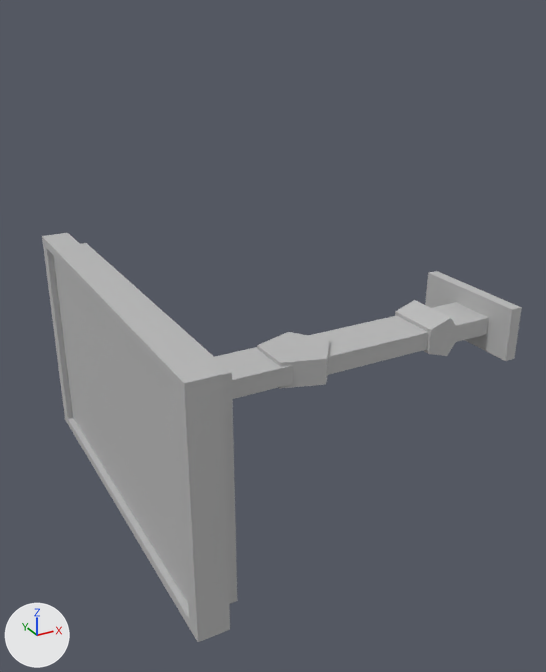
The FBX model Assets/Art/FBX/Monitor.fbx: old version first, new version second.
Both versions are drawn from a 50 mm camera at (-0.96, -7.32, 4.38) aimed at (0.99, -3.79, 2.62). Arrows for +X, +Y and +Z are at lower left; the lights stay in place. Where no turn or scale is listed for an object, it has been applied to the vertices.

The scene before the commit, as lines of its bpy script (objects in view):
```python
mat_lambert1 = principled_material('lambert1')
mat_lambert1.base_color = (0.5, 0.5, 0.5)  # grey #bcbcbc
me_mesh = bpy.data.meshes.new('Mesh')
me_mesh.from_pydata(...)  # 92 vertices, 85 faces; spans x -0.05..2.58, y -5.01..-2.83, z 1.87..3.12
me_mesh.materials.append(mat_lambert1)  # grey #bcbcbc
ob_pcube25 = bpy.data.objects.new('pCube25', me_mesh)
ob_pcube25.location = (0.0, 0.0, 0.0)
```
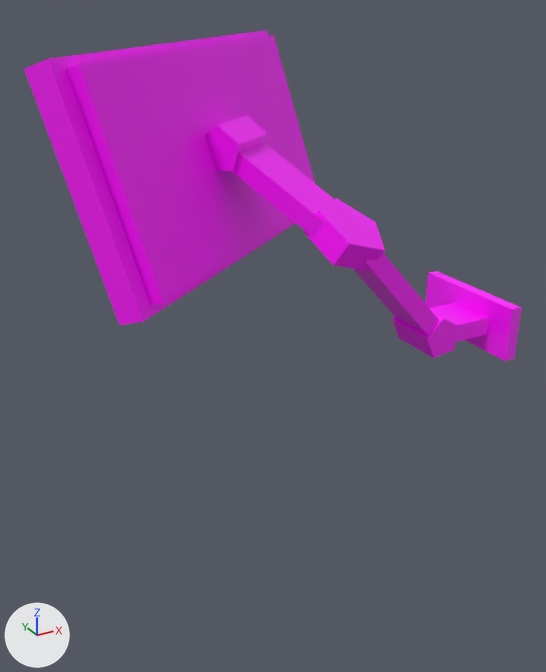
Where the change shows, as pixel boxes [x1, y1, x2, y2] in the pictures (546 x 672 px; the box of a moved part takes in the faces that stretch with it):
'pCube25', recoloured, reshaped, moved (grey to pink, 19% shorter): before [42, 233, 522, 642]; after [24, 30, 522, 361]
part 1 of me_mesh, moved or reshaped: [425, 271, 522, 361] in both
part 2 of me_mesh, moved or reshaped: before [432, 302, 489, 342]; after [430, 302, 489, 342]
part 3 of me_mesh, moved or reshaped: before [395, 300, 461, 356]; after [392, 313, 460, 358]
part 4 of me_mesh, moved or reshaped: before [308, 316, 429, 375]; after [354, 253, 439, 335]
part 5 of me_mesh, moved or reshaped: before [257, 332, 330, 389]; after [304, 198, 385, 271]
part 6 of me_mesh, moved or reshaped: before [215, 347, 293, 399]; after [233, 142, 334, 238]
part 7 of me_mesh, moved or reshaped (not visible before): after [205, 116, 267, 171]
part 8 of me_mesh, moved or reshaped: before [42, 233, 237, 642]; after [24, 30, 315, 325]

What changed in the scene script:
```text
Change mat_lambert1:
    mat_lambert1.base_color: (0.5, 0.5, 0.5) -> (1.0, 0.0, 1.0)  # grey #bcbcbc -> pink #ff00ff
Change me_mesh:
    where me_mesh.from_pydata(...)  # 92 vertices, 85 faces; spans x -0.05..2.58, y -5.01..-2.83, z 1.87..3.12
    used by ob_pcube25; location = (0.0, 0.0, 0.0)
    me_mesh part 1: the loose piece of 8 vertices spanning x 2.38..2.46, y -4.27..-3.47, z 2.33..2.68 is moved by (-1.26, 3.92, -2.49)
    me_mesh part 2: the loose piece of 8 vertices spanning x 2.08..2.58, y -4.09..-3.78, z 2.45..2.56 is moved by (-1.26, 3.92, -2.49)
    me_mesh part 3: the loose piece of 12 vertices spanning x 1.9..2.14, y -4.11..-3.76, z 2.38..2.63 is turned 47.6 degrees about the y axis through its middle, then moved by (-1.27, 3.92, -2.5)
    me_mesh part 4: the loose piece of 8 vertices spanning x 1.17..2.0, y -4.09..-3.78, z 2.45..2.56 is turned 47.6 degrees about the y axis through its middle, then moved by (-1.12, 3.92, -2.18)
    me_mesh part 5: the loose piece of 12 vertices spanning x 0.88..1.29, y -4.15..-3.72, z 2.43..2.58 is multiplied about its middle by the matrix ((0.498, 0.815, 0.298), (-0.675, 0.579, -0.457), (-0.545, 0.026, 0.838)), then moved by (-0.97, 3.91, -1.81)
    me_mesh part 6: the loose piece of 8 vertices spanning x 0.3..0.97, y -4.09..-3.78, z 2.45..2.56 is multiplied about its middle by the matrix ((0.498, 0.815, 0.298), (-0.675, 0.579, -0.457), (-0.545, 0.026, 0.838)), then moved by (-0.74, 4.21, -1.56)
    me_mesh part 7: the loose piece of 12 vertices spanning x 0.13..0.37, y -4.11..-3.76, z 2.38..2.63 is multiplied about its middle by the matrix ((0.545, 0.815, -0.198), (-0.781, 0.579, 0.234), (0.305, 0.026, 0.952)), then moved by (-0.55, 4.47, -1.34)
    me_mesh part 8: the loose piece of 24 vertices spanning x -0.05..0.18, y -5.01..-2.83, z 1.87..3.12 is multiplied about its middle by the matrix ((0.545, 0.815, -0.198), (-0.781, 0.579, 0.234), (0.305, 0.026, 0.952)), then moved by (-0.45, 4.61, -1.4)
Change ob_pcube25:
    ob_pcube25.location: (0.0, 0.0, 0.0) -> (1.262, -3.922, 2.491)
```
